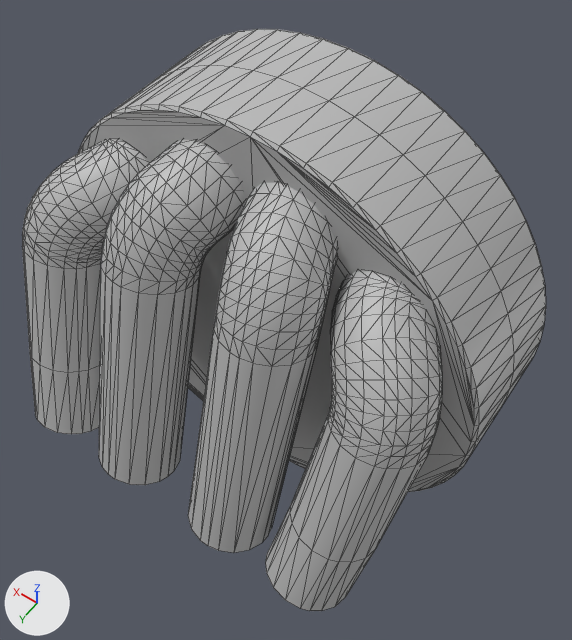
The FBX model Static Meshes/Trap/Trap Tower/SM_Trap_Exit.fbx: old version first, new version second.
One viewpoint serves both versions: a camera (50 mm lens) standing at (-1.02, 8.31, 6.51) and looking at (3.48, 2.01, -3.38). Lighting does not change. The marker at lower left points along +X, +Y and +Z. Mesh edges are drawn as thin lines. Where no turn or scale is listed for an object, it has been applied to the vertices. Vertices at the same position are counted once.

Objects in the first picture: 'Trap_Part_2'.
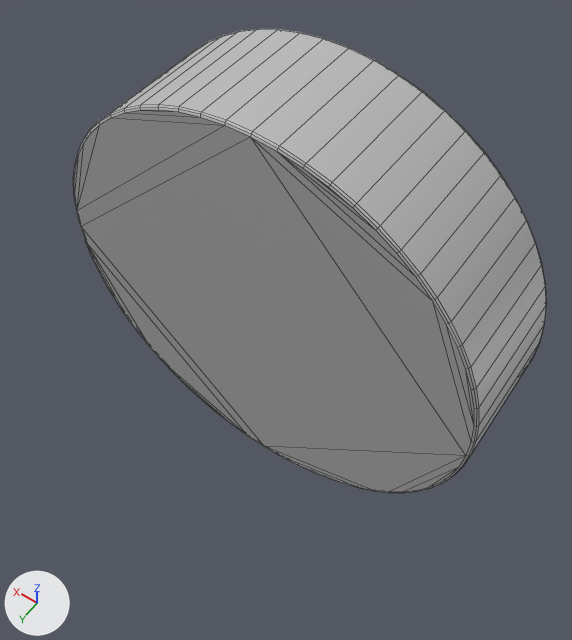
Pixel boxes [x1, y1, x2, y2] of what changed, in the pictures (572 x 640 px; the box of a moved part takes in the faces that stretch with it):
'Trap_Part_2', reshaped (10% narrower, 20% shorter)
    before: [22, 29, 546, 611]
    after: [73, 29, 546, 493]
part 1 of me_mesh, deleted
    before: [22, 139, 149, 434]
part 2 of me_mesh, deleted
    before: [265, 271, 442, 611]
part 3 of me_mesh, deleted
    before: [188, 182, 338, 553]
part 4 of me_mesh, deleted
    before: [99, 140, 246, 485]
part 5 of me_mesh, moved or reshaped
    before: [103, 29, 546, 454]
    after: [278, 29, 546, 296]
part 6 of me_mesh, added
    after: [73, 104, 479, 493]

The edits, one by one:
me_mesh is used by ob_trap_part_2; location (0.0, 0.0, 0.0).
me_mesh had 1435 vertices, 2706 faces and spanned x 0.02..7.78, y 0.06..5.04, z -7.41..0.34.
me_mesh now has 378 vertices, 379 faces and spans x 0.02..7.78, y 0.06..2.3, z -7.41..0.34.
me_mesh part 1: the loose piece of 320 vertices spanning x 5.4..7.44, y 1.86..5.03, z -5.96..-0.9 is deleted.
me_mesh part 2: the loose piece of 320 vertices spanning x 0.35..2.4, y 1.86..5.03, z -5.96..-0.9 is deleted.
me_mesh part 3: the loose piece of 240 vertices spanning x 2.19..3.89, y 1.87..5.04, z -5.9..-0.2 is deleted.
me_mesh part 4: the loose piece of 240 vertices spanning x 3.91..5.61, y 1.87..5.04, z -5.9..-0.2 is deleted.
me_mesh part 5: 63 vertices removed from x 0.02..7.78, y 1.18, z -7.41..0.34; 63 vertices added at x 0.04..7.76, y 0.07, z -7.4..0.33.
me_mesh part 6: 63 vertices added at x 0.04..7.76, y 2.29, z -7.4..0.33.
